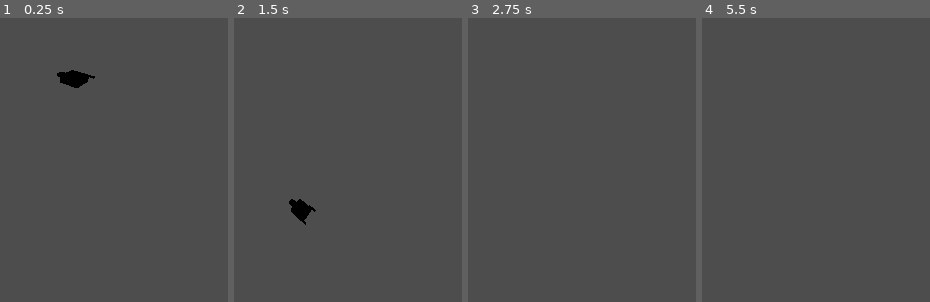
Above: before the commit, frames 1-4 (left to right).
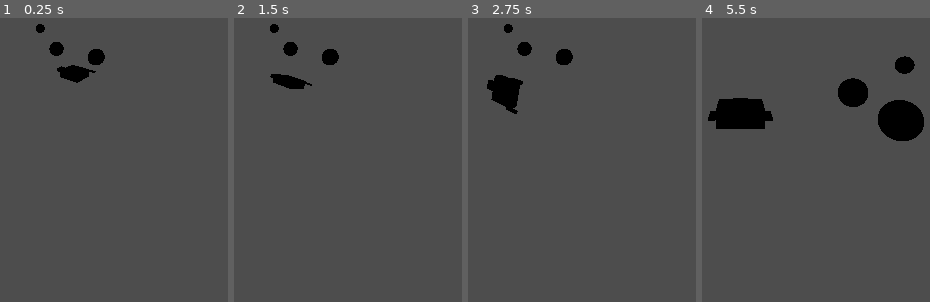
Above: after the commit, the same moments.

Repository: Voxar/LD53
Game: Godot game, scene res://main.tscn
Same seed, same stepped clock (60 frames per second), same inputs: the game is played once before the commit and once after it.
Inputs:
- Up to frame 1 (0.25 s): no input
- Up to frame 2 (1.5 s): hold A (A) 0.53-1.28 s; tap E (E) at 0.8, 1.35 s
- Up to frame 3 (2.75 s): tap Q (Q) at 1.55 s; hold Q (Q) from 2.03 s (still down); tap S (S) at 2.3 s
- Up to frame 4 (5.5 s): release Q (Q) at 2.78 s; tap S (S) at 2.85 s; tap Space (Space) at 3.05 s; hold Space (Space) 3.53-4.28 s; tap W (W) at 3.8, 4.35 s; tap Escape (Release Mouse Capture, bound only after the commit) at 4.15 s; tap C (C, bound only after the commit) at 4.55 s; hold C (C, bound only after the commit) from 5.03 s (still down); tap V (Next camera, bound only after the commit) at 5.3 s

The runs differ from the first frame. In frame 1, 1.2% of the frame differs, in the area x 15-47%, y 2-25%; in frame 2, 1.8%; in frame 3, 2.0%; in frame 4, 6.3%, in the area x 2-98%, y 13-44%.

Commit message:
Capture mouse. Escape with esc

Diff:
--- a/Ship.gd
+++ b/Ship.gd
@@ -1,12 +1,52 @@
-extends Node3D
+extends RigidBody3D
 
+# 1000 is a good warp speed
+var thrust_forward = 10;
+var thrust_backward = 10
+var thrust_left = 5;
+var thrust_right = 5
+var thrust_up = 5;
+var thrust_down = 5
+var roll_speed_left = 1
+var roll_speed_right = 1
+
+var mouse_sens = Vector2(0.001, 0.001)
 
 # Called when the node enters the scene tree for the first time.
 func _ready():
 	pass # Replace with function body.
 
+func thrust(f, dir):
+	dir = self.transform.basis * dir
+	apply_force(dir * f)
+
+func roll(f, axis):
+	axis = self.transform.basis * axis
+	apply_torque(axis * f)
+
 
 # Called every frame. 'delta' is the elapsed time since the previous frame.
 func _process(delta):
 	if Input.is_action_pressed("W"):
-		pass
+		self.thrust(thrust_forward, Vector3.FORWARD)
+	if Input.is_action_pressed("S"):
+		self.thrust(thrust_backward, -Vector3.FORWARD)
+
+	if Input.is_action_pressed("A"):
+		self.thrust(thrust_left, Vector3.LEFT)
+	if Input.is_action_pressed("S"):
+		self.thrust(thrust_right, Vector3.RIGHT)
+
+	if Input.is_action_pressed("Space"):
+		self.thrust(thrust_up, Vector3.UP)
+	if Input.is_action_pressed("C"):
+		self.thrust(thrust_down, Vector3.DOWN)
+
+	if Input.is_action_pressed("Q"):
+		self.roll(roll_speed_left, -Vector3.FORWARD)
+	if Input.is_action_pressed("E"):
+		self.roll(roll_speed_right, Vector3.FORWARD)
+
+	var mouse = Input.get_last_mouse_velocity()
+	self.roll(mouse.x * mouse_sens.y, -Vector3.UP)
+	self.roll(mouse.y * mouse_sens.x, Vector3.LEFT)
--- /dev/null
+++ b/main.gd
@@ -0,0 +1,28 @@
+extends Node3D
+
+
+# Called when the node enters the scene tree for the first time.
+func _ready():
+	Input.set_mouse_mode(Input.MOUSE_MODE_CAPTURED | Input.MOUSE_MODE_HIDDEN)
+
+
+# Called every frame. 'delta' is the elapsed time since the previous frame.
+func _process(delta):
+	if Input.is_action_just_pressed("Release Mouse Capture"):
+		Input.set_mouse_mode(Input.MOUSE_MODE_VISIBLE)
+
+	if Input.is_action_just_pressed("Next camera"):
+		var cams = find_children("Camera3D", "Camera3D", true)
+		var found = false
+		cams.append_array(cams)
+		for cam in cams:
+			var acam = cam as Camera3D
+			if found and !acam.current:
+				acam.make_current()
+				break
+			else:
+				found = true
+
+	if Input.mouse_mode & Input.MOUSE_MODE_CAPTURED:
+		var center = get_viewport().size / 2;
+		Input.warp_mouse(center)
--- a/main.tscn
+++ b/main.tscn
@@ -1,47 +1,68 @@
-[gd_scene load_steps=4 format=3 uid="uid://b5xgyjyrsf6gm"]
+[gd_scene load_steps=7 format=3 uid="uid://b5xgyjyrsf6gm"]
 
 [ext_resource type="Script" path="res://Ship.gd" id="1_7a5yy"]
+[ext_resource type="Script" path="res://main.gd" id="1_wgf28"]
+
+[sub_resource type="PhysicsMaterial" id="PhysicsMaterial_r8toh"]
 
 [sub_resource type="BoxShape3D" id="BoxShape3D_647gk"]
 size = Vector3(1, 0.38, 1.755)
 
 [sub_resource type="BoxMesh" id="BoxMesh_x6qk1"]
 
+[sub_resource type="SphereMesh" id="SphereMesh_0atp8"]
+
 [node name="Node3D" type="Node3D"]
+script = ExtResource("1_wgf28")
 
 [node name="Camera3D" type="Camera3D" parent="."]
 transform = Transform3D(0.692034, 0.303379, -0.655019, -0.0243325, 0.916686, 0.398866, 0.721455, -0.26009, 0.64176, -7.48954, 3.63302, 4.85897)
 fov = 98.4375
 
-[node name="RigidBody3D" type="RigidBody3D" parent="."]
+[node name="Ship" type="RigidBody3D" parent="."]
+physics_material_override = SubResource("PhysicsMaterial_r8toh")
+linear_damp = 1.0
+angular_damp = 1.0
 script = ExtResource("1_7a5yy")
 
-[node name="CollisionShape3D" type="CollisionShape3D" parent="RigidBody3D"]
+[node name="CollisionShape3D" type="CollisionShape3D" parent="Ship"]
 shape = SubResource("BoxShape3D_647gk")
 
-[node name="Ship" type="Node3D" parent="RigidBody3D"]
+[node name="Ship" type="Node3D" parent="Ship"]
 
-[node name="Gfx" type="Node3D" parent="RigidBody3D/Ship"]
+[node name="Gfx" type="Node3D" parent="Ship/Ship"]
 transform = Transform3D(1, 0, 0, 0, 1, 0, 0, 0, 1, 2.08165e-12, 2.08165e-12, 2.08165e-12)
 
-[node name="MeshInstance3D" type="MeshInstance3D" parent="RigidBody3D/Ship/Gfx"]
-transform = Transform3D(-4.37114e-08, 0, -1, 0, 0.375678, 0, 1, 0, -4.37114e-08, 2.08165e-12, 2.08165e-12, 2.08165e-12)
+[node name="MeshInstance3D" type="MeshInstance3D" parent="Ship/Ship/Gfx"]
+transform = Transform3D(-4.37114e-08, 0, -1, -0.00331612, 0.375676, 1.44952e-10, 0.999995, 0.00124579, -4.37112e-08, 2.08165e-12, 2.08165e-12, 2.08165e-12)
 mesh = SubResource("BoxMesh_x6qk1")
 skeleton = NodePath("../..")
 
-[node name="MeshInstance3D2" type="MeshInstance3D" parent="RigidBody3D/Ship/Gfx/MeshInstance3D"]
+[node name="MeshInstance3D2" type="MeshInstance3D" parent="Ship/Ship/Gfx/MeshInstance3D"]
 transform = Transform3D(0.505425, 0, 0, 0, 0.160131, 0, 0, 0, 0.137235, 0.523966, 0.249739, -0.551439)
 mesh = SubResource("BoxMesh_x6qk1")
 skeleton = NodePath("../MeshInstance3D")
 
-[node name="MeshInstance3D" type="MeshInstance3D" parent="RigidBody3D/Ship/Gfx/MeshInstance3D"]
+[node name="MeshInstance3D" type="MeshInstance3D" parent="Ship/Ship/Gfx/MeshInstance3D"]
 transform = Transform3D(0.710932, 0, 0, 0, 0.400164, 0, 0, 0, 0.370453, -0.604865, 0, 0)
 mesh = SubResource("BoxMesh_x6qk1")
 
-[node name="MeshInstance3D3" type="MeshInstance3D" parent="RigidBody3D/Ship/Gfx/MeshInstance3D"]
+[node name="MeshInstance3D3" type="MeshInstance3D" parent="Ship/Ship/Gfx/MeshInstance3D"]
 transform = Transform3D(0.505425, 0, 0, 0, 0.160131, 0, 0, 0, 0.137235, 0.523966, 0.249739, 0.554252)
 mesh = SubResource("BoxMesh_x6qk1")
 skeleton = NodePath("../MeshInstance3D")
 
-[node name="Camera3D" type="Camera3D" parent="RigidBody3D/Ship"]
+[node name="Camera3D" type="Camera3D" parent="Ship/Ship"]
 transform = Transform3D(1, 0, 0, 0, 0.985527, 0.169521, 0, -0.169521, 0.985527, 0, 1.83882, 6.17634)
+
+[node name="CSGMesh3D" type="CSGMesh3D" parent="."]
+transform = Transform3D(1, 0, 0, 0, 1, 0, 0, 0, 1, 2.98347, 0, -0.476325)
+mesh = SubResource("SphereMesh_0atp8")
+
+[node name="CSGMesh3D2" type="CSGMesh3D" parent="."]
+transform = Transform3D(1, 0, 0, 0, 1, 0, 0, 0, 1, 2.98347, 0, -3.54336)
+mesh = SubResource("SphereMesh_0atp8")
+
+[node name="CSGMesh3D3" type="CSGMesh3D" parent="."]
+transform = Transform3D(1, 0, 0, 0, 1, 0, 0, 0, 1, 8.54134, 0, -10.3646)
+mesh = SubResource("SphereMesh_0atp8")
--- a/project.godot
+++ b/project.godot
@@ -14,6 +14,11 @@
 run/main_scene="res://main.tscn"
 config/features=PackedStringArray("4.1", "Mobile")
 config/icon="res://icon.svg"
+
+[display]
+
+window/size/initial_position_type=2
+window/size/initial_screen=1
 
 [input]
 
@@ -52,6 +57,25 @@
 "events": [Object(InputEventKey,"resource_local_to_scene":false,"resource_name":"","device":-1,"window_id":0,"alt_pressed":false,"shift_pressed":false,"ctrl_pressed":false,"meta_pressed":false,"pressed":false,"keycode":0,"physical_keycode":32,"key_label":0,"unicode":32,"echo":false,"script":null)
 ]
 }
+C={
+"deadzone": 0.5,
+"events": [Object(InputEventKey,"resource_local_to_scene":false,"resource_name":"","device":-1,"window_id":0,"alt_pressed":false,"shift_pressed":false,"ctrl_pressed":false,"meta_pressed":false,"pressed":false,"keycode":0,"physical_keycode":67,"key_label":0,"unicode":99,"echo":false,"script":null)
+]
+}
+"Next camera"={
+"deadzone": 0.5,
+"events": [Object(InputEventKey,"resource_local_to_scene":false,"resource_name":"","device":-1,"window_id":0,"alt_pressed":false,"shift_pressed":false,"ctrl_pressed":false,"meta_pressed":false,"pressed":false,"keycode":0,"physical_keycode":86,"key_label":0,"unicode":118,"echo":false,"script":null)
+]
+}
+"Release Mouse Capture"={
+"deadzone": 0.5,
+"events": [Object(InputEventKey,"resource_local_to_scene":false,"resource_name":"","device":-1,"window_id":0,"alt_pressed":false,"shift_pressed":false,"ctrl_pressed":false,"meta_pressed":false,"pressed":false,"keycode":0,"physical_keycode":4194305,"key_label":0,"unicode":0,"echo":false,"script":null)
+]
+}
+
+[physics]
+
+3d/default_gravity_vector=Vector3(2.08165e-12, 2.08165e-12, 2.08165e-12)
 
 [rendering]
 
